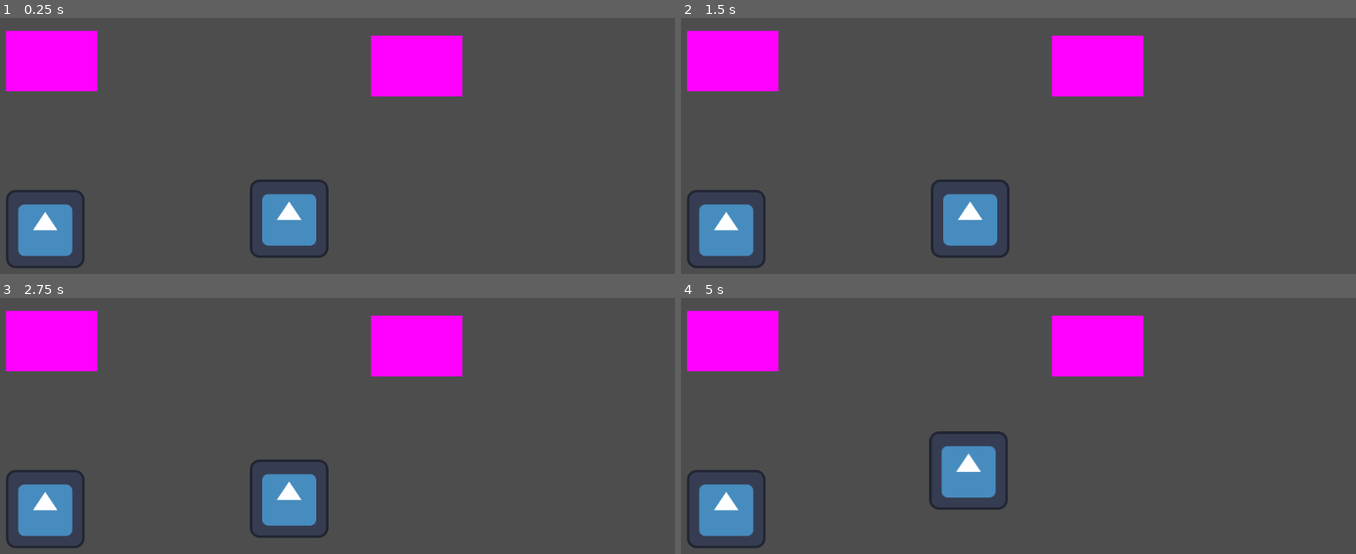
Above: before the commit, frames 1-4 (two rows, left to right).
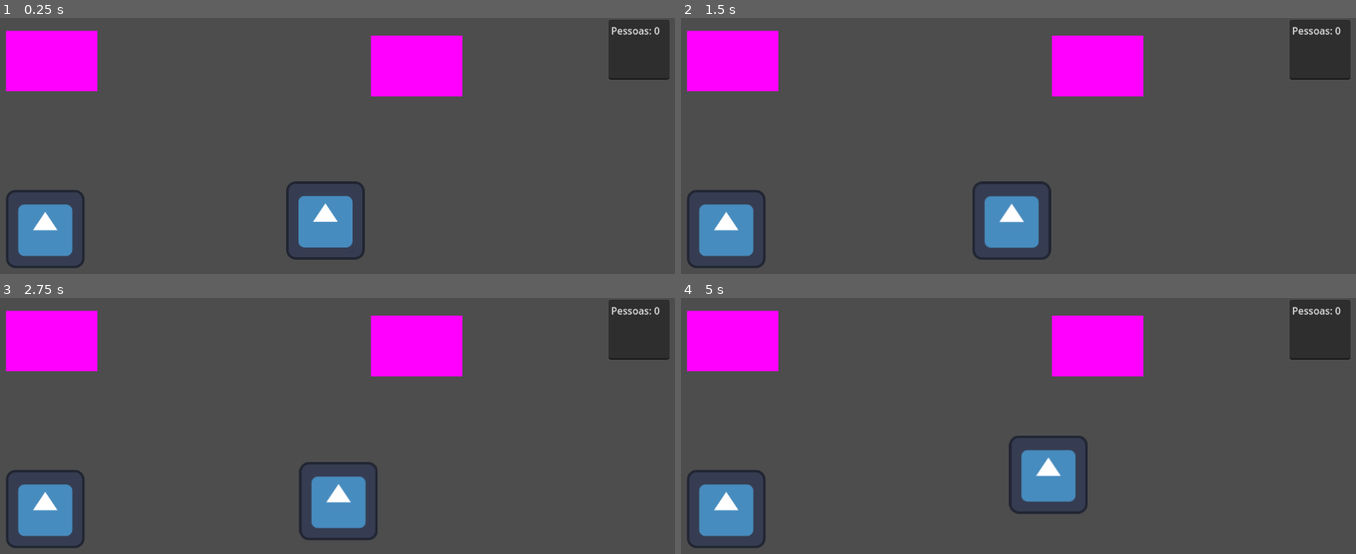
Above: after the commit, the same moments.

Repository: Pedro19082000/GlobalGameJam
Game: Godot game, scene res://cenas/fases/teste.tscn
Two runs of this game, one before a commit and one after it. Both use one fixed random seed, a clock stepped at 60 frames per second and the inputs below. The engine's default icon, where the game draws it, is replaced by a stand-in: a white triangle on a blue panel in a dark square.
Inputs (mouse positions are in pixels of both pictures, inside the frame that each line leads up to):
- Up to frame 1 (0.25 s): no input
- Up to frame 2 (1.5 s): tap Enter at 0.5 s; move the mouse to (971, 217) at 0.52 s; click (971, 217) at 0.67 s; move the mouse to (870, 235) at 1.27 s; click (870, 235) at 1.42 s
- Up to frame 3 (2.75 s): move the mouse to (398, 408) at 2.02 s; click (398, 408) at 2.17 s
- Up to frame 4 (5 s): move the mouse to (outside the picture) at 2.77 s; click (outside the picture) at 2.92 s; move the mouse to (outside the picture) at 3.52 s; click (outside the picture) at 3.67 s; move the mouse to (795, 436) at 4.27 s; click (795, 436) at 4.42 s

The runs differ from the first frame. In frame 1, 4.9% of the frame differs, in the area x 37-100%, y 0-95%; in frame 2, 5.3%; in frame 3, 5.7%; in frame 4, 6.4%, in the area x 36-100%, y 0-85%.

Commit message:
variavel global

Diff:
--- a/cenas/fases/teste.tscn
+++ b/cenas/fases/teste.tscn
@@ -13,7 +13,7 @@
 script = ExtResource("1_6h5q8")
 
 [node name="Corpo" parent="." instance=ExtResource("1_ixvv6")]
-position = Vector2(511, 328)
+position = Vector2(570, 331)
 
 [node name="StaticBody2D" type="StaticBody2D" parent="."]
 position = Vector2(72, 39)
@@ -41,3 +41,9 @@
 
 [node name="Area_Bolha" parent="." instance=ExtResource("3_4f82t")]
 position = Vector2(114, 345)
+
+[node name="TextEdit" type="TextEdit" parent="."]
+offset_left = 1031.0
+offset_top = 3.0
+offset_right = 1130.0
+offset_bottom = 101.0
--- a/cenas/npc/bolha_pessoa.gd
+++ /dev/null
@@ -1,11 +0,0 @@
-extends Area2D
-
-func _ready():
-	connect("body_entered", on_body_entered)
-
-func on_body_entered(body : RigidBody2D) -> void:
-	if not body.is_in_group("player"):
-		print("pass")
-		return
-
-	print("collect")
--- a/cenas/npc/bolha_pessoa.tscn
+++ b/cenas/npc/bolha_pessoa.tscn
@@ -1,13 +1,13 @@
 [gd_scene load_steps=4 format=3 uid="uid://8u6tccdb5rf2"]
 
 [ext_resource type="Texture2D" uid="uid://dwovvdpnpy36n" path="res://icon.svg" id="1_gsquu"]
-[ext_resource type="Script" path="res://cenas/npc/bolha_pessoa.gd" id="1_q1dpa"]
+[ext_resource type="Script" path="res://scripts/bolha_pessoa.gd" id="1_sq7td"]
 
 [sub_resource type="CircleShape2D" id="CircleShape2D_4ivad"]
 radius = 108.167
 
 [node name="Area_Bolha" type="Area2D"]
-script = ExtResource("1_q1dpa")
+script = ExtResource("1_sq7td")
 
 [node name="Sprite2D" type="Sprite2D" parent="."]
 texture = ExtResource("1_gsquu")
--- a/project.godot
+++ b/project.godot
@@ -14,6 +14,10 @@
 run/main_scene="res://cenas/fases/teste.tscn"
 config/features=PackedStringArray("4.3", "Forward Plus")
 
+[autoload]
+
+PlayerVariaveis="*res://scripts/player_variaveis.gd"
+
 [global_group]
 
 player=""
--- a/scripts/bolha_pessoa.gd
+++ b/scripts/bolha_pessoa.gd
@@ -1,4 +1,13 @@
-extends StaticBody2D
+extends Area2D
 
 
-# Called when the node enters the scene tree for the first time.
+func _ready():
+	connect("body_entered", on_body_entered)
+
+func on_body_entered(body : RigidBody2D) -> void:
+	if not body.is_in_group("player"):
+		print("pass")
+		return
+
+	print("collect")
+	PlayerVariaveis.pessoas += 1
--- a/scripts/personagem_bolha.gd
+++ b/scripts/personagem_bolha.gd
@@ -4,7 +4,6 @@
 var velocidade = -0.05
 
 var entrou = false
-var pessoas = 0
 # Called when the node enters the scene tree for the first time.
 
 # Called every frame. 'delta' is the elapsed time since the previous frame.
--- /dev/null
+++ b/scripts/player_variaveis.gd
@@ -0,0 +1,5 @@
+extends Node2D
+
+
+var pessoas = 0
+var vida = true
--- a/scripts/teste.gd
+++ b/scripts/teste.gd
@@ -2,4 +2,5 @@
 
 var teste = Vector2(0, 0)
 
-# Called when the node enters the scene tree for the first time.
+func _process(delta: float) -> void:
+	$TextEdit.text = "Pessoas: %d" % PlayerVariaveis.pessoas
